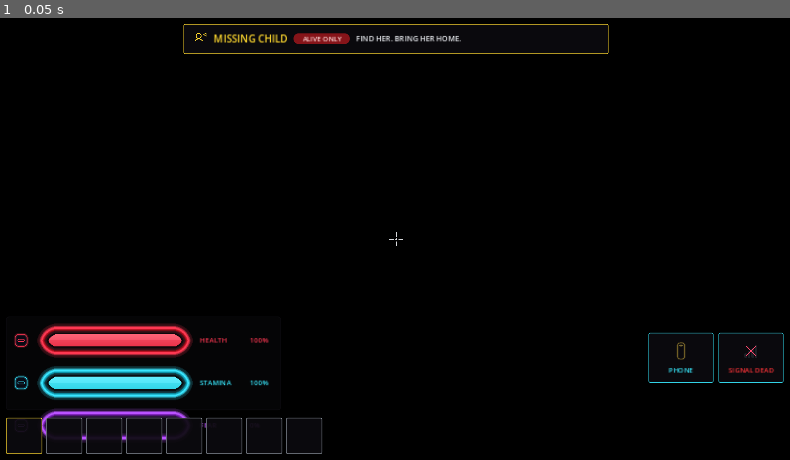
Above: before the commit, frame 1.
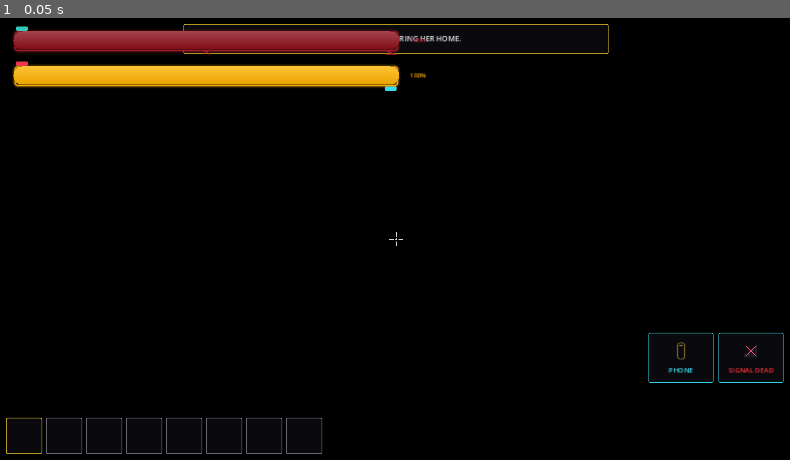
Above: after the commit, the same moment.

Repository: Kyrony/Vouch
Game: Godot game, scene res://scenes/Player/Player.tscn
The game is run twice, just before and just after one commit, with the same random seed, the same clock (stepped at 60 frames per second) and the same inputs. This scene is started directly instead of the project's main scene.
Inputs:
- Up to frame 1 (0.05 s): no input

The runs differ from the first frame. In frame 1, 8.6% of the frame differs, in the area x 1-54%, y 1-97%.

Commit message:
Lock HUD meters to health-over-stamina empty tracks.
Kyle SoT: horror-vial health stacked over yellow stamina. No fear bar or chips. Eng still owns fill percent from color refs, not fill-example textures.

Co-authored-by: Kyle Bruns <Kyrony@users.noreply.github.com>

Diff:
--- a/scripts/capture_neon_hud.gd
+++ b/scripts/capture_neon_hud.gd
@@ -1,5 +1,5 @@
 extends SceneTree
-## Headless check of Leonardo HUD v3 meters at known fill percents.
+## Headless check of Kyle-locked health-over-stamina HUD meters.
 
 
 func _initialize() -> void:
@@ -23,43 +23,44 @@
 	hud.call("set_phone_device", true, 88.0, true)
 	hud.call("set_interact_prompt", true, "Open door", "Look / Talk")
 	await process_frame
-	if hud.get_node_or_null("Vitals") == null or hud.get_node_or_null("Vitals/MeterColumn") == null:
+	if hud.get_node_or_null("Vitals/MeterColumn") == null:
 		push_error("HUD V3 CAPTURE FAILED: Vitals/MeterColumn missing")
 		quit(1)
 		return
 	var health := hud.get_node_or_null("Vitals/MeterColumn/HealthRow/HealthBar") as TextureProgressBar
 	var stamina := hud.get_node_or_null("Vitals/MeterColumn/StaminaRow/StaminaBar") as TextureProgressBar
-	var fear := hud.get_node_or_null("Vitals/MeterColumn/FearRow/FearBar") as TextureProgressBar
-	if health == null or stamina == null or fear == null:
-		push_error("HUD V3 CAPTURE FAILED: TextureProgressBar meters missing")
+	if health == null or stamina == null:
+		push_error("HUD V3 CAPTURE FAILED: stacked health/stamina bars missing")
 		quit(1)
 		return
-	if health.texture_under == null or stamina.texture_under == null or fear.texture_under == null:
-		push_error("HUD V3 CAPTURE FAILED: empty track textures missing")
+	if hud.get_node_or_null("Vitals/MeterColumn/FearRow") != null:
+		push_error("HUD V3 CAPTURE FAILED: fear bar still live")
 		quit(1)
 		return
-	if health.texture_progress == null:
-		push_error("HUD V3 CAPTURE FAILED: programmatic fill texture missing")
+	if hud.get_node_or_null("Vitals/MeterColumn/HealthRow/HealthChip") != null:
+		push_error("HUD V3 CAPTURE FAILED: chips still live")
 		quit(1)
 		return
-	if not is_equal_approx(float(health.value), 0.62) or not is_equal_approx(float(stamina.value), 0.4) or not is_equal_approx(float(fear.value), 0.25):
-		push_error("HUD V3 CAPTURE FAILED: fill ratios health=%.2f stamina=%.2f fear=%.2f" % [health.value, stamina.value, fear.value])
+	if health.texture_under == null or stamina.texture_under == null or health.texture_progress == null:
+		push_error("HUD V3 CAPTURE FAILED: empty track or programmatic fill missing")
 		quit(1)
 		return
-	if hud.get_node_or_null("Vitals/MeterColumn/HealthRow/HealthChip") == null:
-		push_error("HUD V3 CAPTURE FAILED: health chip missing")
+	if not is_equal_approx(float(health.value), 0.62) or not is_equal_approx(float(stamina.value), 0.4):
+		push_error("HUD V3 CAPTURE FAILED: fill ratios health=%.2f stamina=%.2f" % [health.value, stamina.value])
+		quit(1)
+		return
+	if health.global_position.y > stamina.global_position.y:
+		push_error("HUD V3 CAPTURE FAILED: health must stack over stamina")
 		quit(1)
 		return
 	if str(hud.get("signal_band")) != "full" or not bool(hud.get("phone_led_on")):
 		push_error("HUD V3 CAPTURE FAILED: phone/signal hooks not applied")
 		quit(1)
 		return
-	print("HEALTH=%.2f STAMINA=%.2f FEAR=%.2f SIGNAL=%s PHONE_LED=%s" % [
-		hud.get("health_ratio"), hud.get("stamina_ratio"), hud.get("fear_ratio"),
+	print("HEALTH=%.2f STAMINA=%.2f SIGNAL=%s PHONE_LED=%s" % [
+		hud.get("health_ratio"), hud.get("stamina_ratio"),
 		hud.get("signal_band"), hud.get("phone_led_on"),
 	])
-	print("TRACKS=%s %s %s" % [
-		health.texture_under.resource_path, stamina.texture_under.resource_path, fear.texture_under.resource_path,
-	])
+	print("TRACKS=%s %s" % [health.texture_under.resource_path, stamina.texture_under.resource_path])
 	print("HUD V3 CAPTURE OK")
 	quit(0)
--- a/scripts/horror/ui/hud_icon_pack.gd
+++ b/scripts/horror/ui/hud_icon_pack.gd
@@ -1,12 +1,11 @@
 extends RefCounted
 class_name HudIconPack
-## Leonardo HUD v3 neon-horror language (soft-go wiring).
-##
-## Meters are EMPTY neon-rim tracks + chips. Eng owns fill % in Godot.
+## Kyle-locked HUD meters: horror-vial health over yellow stamina.
+## EMPTY tracks only. Eng owns fill % in Godot. Fill examples are color refs.
 ## Phone light = yellow smartphone + LED. Never a handheld torch.
 
-const HEALTH := Color(1.0, 0.22, 0.32)
-const STAMINA := Color(0.22, 0.92, 1.0)
+const HEALTH := Color(0.55, 0.06, 0.10)
+const STAMINA := Color(1.0, 0.70, 0.0)
 const FEAR := Color(0.73, 0.32, 1.0)
 const PHONE_LED := Color(1.0, 0.82, 0.19)
 const SIGNAL_FULL := Color(0.25, 0.92, 0.38)
--- a/scripts/horror/ui/leonardo_ui_validate.gd
+++ b/scripts/horror/ui/leonardo_ui_validate.gd
@@ -167,11 +167,7 @@
 		return "phone_led.png missing"
 	if not FileAccess.file_exists("res://assets/horror/ui/README.md"):
 		return "UI pack README missing"
-	for stem in [
-		"health_bar_empty", "stamina_bar_empty", "fear_bar_empty",
-		"health_chip", "stamina_chip", "fear_chip",
-		"signal_full", "signal_weak", "signal_dead",
-	]:
+	for stem in ["health_bar_empty", "stamina_bar_empty", "phone_led", "signal_full", "signal_weak", "signal_dead"]:
 		if not ResourceLoader.exists("res://assets/horror/hud/%s.png" % stem):
 			return "%s.png missing" % stem
 	var dir := DirAccess.open("res://assets/horror/hud")
@@ -185,12 +181,16 @@
 	var hud_src := FileAccess.get_file_as_string("res://scripts/horror/ui/neon_hud.gd")
 	if hud_src.contains("_health_hearts") or hud_src.contains("health_heart"):
 		return "NeonHud still uses ornate heart health"
+	if hud_src.contains("_fear_bar") or hud_src.contains("TEX_FEAR") or hud_src.contains("FearRow"):
+		return "NeonHud must not show a fear bar"
+	if hud_src.contains("TEX_HEALTH_CHIP") or hud_src.contains("HealthChip"):
+		return "NeonHud must not show meter chips"
 	if not hud_src.contains("TextureProgressBar"):
 		return "NeonHud must fill empty tracks with TextureProgressBar"
 	if str(pack.TEX_HEALTH) != "health_bar_empty":
 		return "health track stem must be health_bar_empty"
-	if str(pack.TEX_STAMINA) != "stamina_bar_empty" or str(pack.TEX_FEAR) != "fear_bar_empty":
-		return "stamina/fear must share empty-track shape language"
+	if str(pack.TEX_STAMINA) != "stamina_bar_empty":
+		return "stamina track stem must be stamina_bar_empty"
 	if not pack.has_method("make_fill_texture"):
 		return "HudIconPack must generate fill textures in-engine"
 	return ""
--- a/scripts/horror/ui/neon_hud.gd
+++ b/scripts/horror/ui/neon_hud.gd
@@ -1,8 +1,8 @@
 extends Control
 class_name NeonHud
-## Leonardo HUD v3: objective banner, shared empty neon-rim meters
-## (health / stamina / fear), phone LED + signal, PM cooldown, E prompt.
-## Fill % is eng-owned via TextureProgressBar — no mid/low fill PNGs.
+## Kyle-locked HUD: objective banner, stacked health-over-stamina empty
+## tracks (top-left), phone LED + signal, PM cooldown, E prompt.
+## No fear bar, no chips. Fill % is eng-owned via TextureProgressBar.
 
 const _PACK: GDScript = preload("res://scripts/horror/ui/hud_icon_pack.gd")
 const _KIT: GDScript = preload("res://scripts/horror/ui/ui_kit.gd")
@@ -34,10 +34,8 @@
 var _built: bool = false
 var _health_bar: TextureProgressBar
 var _stamina_bar: TextureProgressBar
-var _fear_bar: TextureProgressBar
 var _health_pct: Label
 var _stamina_pct: Label
-var _fear_pct: Label
 var _phone_icon: TextureRect
 var _phone_label: Label
 var _signal_icon: TextureRect
@@ -212,87 +210,59 @@
 
 
 func _build_vitals() -> void:
-	var box := Panel.new()
+	var box := Control.new()
 	box.name = "Vitals"
-	box.set_anchors_preset(PRESET_BOTTOM_LEFT)
+	box.set_anchors_preset(PRESET_TOP_LEFT)
 	box.offset_left = 16
-	box.offset_top = -236
-	box.offset_right = 456
-	box.offset_bottom = -86
+	box.offset_top = 16
+	box.offset_right = 340
+	box.offset_bottom = 88
 	box.mouse_filter = MOUSE_FILTER_IGNORE
-	box.add_theme_stylebox_override("panel", _KIT.panel(Color(0.08, 0.07, 0.1, 0.55), 4, Color(0.03, 0.03, 0.04, 0.62)))
 	add_child(box)
 	var col := VBoxContainer.new()
 	col.name = "MeterColumn"
 	col.set_anchors_preset(PRESET_FULL_RECT)
-	col.offset_left = 10
-	col.offset_top = 8
-	col.offset_right = -10
-	col.offset_bottom = -8
-	col.add_theme_constant_override("separation", 8)
+	col.add_theme_constant_override("separation", 4)
 	box.add_child(col)
-	_health_bar = _make_track_meter(col, "HEALTH", _PACK.HEALTH, _PACK.TEX_HEALTH_CHIP, _PACK.TEX_HEALTH)
-	_stamina_bar = _make_track_meter(col, "STAMINA", _PACK.STAMINA, _PACK.TEX_STAMINA_CHIP, _PACK.TEX_STAMINA)
-	_fear_bar = _make_track_meter(col, "FEAR", _PACK.FEAR, _PACK.TEX_FEAR_CHIP, _PACK.TEX_FEAR)
-
-
-func _make_track_meter(parent: VBoxContainer, caption: String, color: Color, chip_stem: String, bar_stem: String) -> TextureProgressBar:
+	_health_bar = _make_track_meter(col, "HEALTH", _PACK.HEALTH, _PACK.TEX_HEALTH)
+	_stamina_bar = _make_track_meter(col, "STAMINA", _PACK.STAMINA, _PACK.TEX_STAMINA)
+
+
+func _make_track_meter(parent: VBoxContainer, caption: String, color: Color, bar_stem: String) -> TextureProgressBar:
 	var row := HBoxContainer.new()
 	row.name = "%sRow" % caption.capitalize()
-	row.add_theme_constant_override("separation", 8)
+	row.add_theme_constant_override("separation", 6)
 	parent.add_child(row)
-	var chip := TextureRect.new()
-	chip.name = "%sChip" % caption.capitalize()
-	chip.custom_minimum_size = Vector2(28, 28)
-	chip.expand_mode = TextureRect.EXPAND_IGNORE_SIZE
-	chip.stretch_mode = TextureRect.STRETCH_KEEP_ASPECT_CENTERED
-	chip.texture = _PACK.texture(chip_stem)
-	chip.mouse_filter = MOUSE_FILTER_IGNORE
-	row.add_child(chip)
 	var bar := TextureProgressBar.new()
 	bar.name = "%sBar" % caption.capitalize()
 	bar.min_value = 0.0
 	bar.max_value = 1.0
 	bar.step = 0.001
-	bar.custom_minimum_size = Vector2(236, 28)
+	bar.custom_minimum_size = Vector2(260, 28)
 	bar.size_flags_horizontal = SIZE_EXPAND_FILL
-	bar.nine_patch_stretch = true
+	bar.nine_patch_stretch = false
 	var under: Texture2D = _PACK.texture(bar_stem)
 	bar.texture_under = under
 	var tw := 640
-	var th := 72
+	var th := 52
 	if under:
 		tw = under.get_width()
 		th = under.get_height()
-	var inset := maxi(int(round(float(th) * 0.28)), 8)
+	var inset := maxi(int(round(float(th) * 0.22)), 6)
 	bar.texture_progress = _PACK.make_fill_texture(color, tw, th, inset)
-	var margin := maxi(int(round(float(th) * 0.42)), 12)
-	bar.stretch_margin_left = margin
-	bar.stretch_margin_right = margin
-	bar.stretch_margin_top = margin
-	bar.stretch_margin_bottom = margin
 	bar.fill_mode = TextureProgressBar.FILL_LEFT_TO_RIGHT
 	bar.mouse_filter = MOUSE_FILTER_IGNORE
 	row.add_child(bar)
-	var lab := Label.new()
-	lab.text = caption
-	lab.custom_minimum_size = Vector2(72, 0)
-	lab.add_theme_color_override("font_color", color)
-	lab.add_theme_font_size_override("font_size", 11)
-	row.add_child(lab)
 	var pct := Label.new()
 	pct.name = "%sPct" % caption.capitalize()
-	pct.custom_minimum_size = Vector2(40, 0)
+	pct.custom_minimum_size = Vector2(36, 0)
 	pct.add_theme_color_override("font_color", color)
-	pct.add_theme_font_size_override("font_size", 11)
+	pct.add_theme_font_size_override("font_size", 10)
 	row.add_child(pct)
-	match caption:
-		"HEALTH":
-			_health_pct = pct
-		"STAMINA":
-			_stamina_pct = pct
-		_:
-			_fear_pct = pct
+	if caption == "HEALTH":
+		_health_pct = pct
+	else:
+		_stamina_pct = pct
 	return bar
 
 
@@ -464,9 +434,6 @@
 	if _stamina_bar:
 		_stamina_bar.value = stamina_ratio
 		_stamina_pct.text = "%d%%" % int(round(stamina_ratio * 100.0))
-	if _fear_bar:
-		_fear_bar.value = fear_ratio
-		_fear_pct.text = "%d%%" % int(round(fear_ratio * 100.0))
 	_refresh_phone()
 	_refresh_signal()
 	_refresh_ability()
Binary file changed: assets/horror/hud/health_bar_empty.png
Binary file changed: assets/horror/hud/stamina_bar_empty.png
Not shown, changed: README.md
Not shown, changed: assets/horror/hud/README.md
Not shown, changed: docs/blueprints/v0.5/README.md
Not shown, changed: scripts/tools/gen_hud_v3.py
